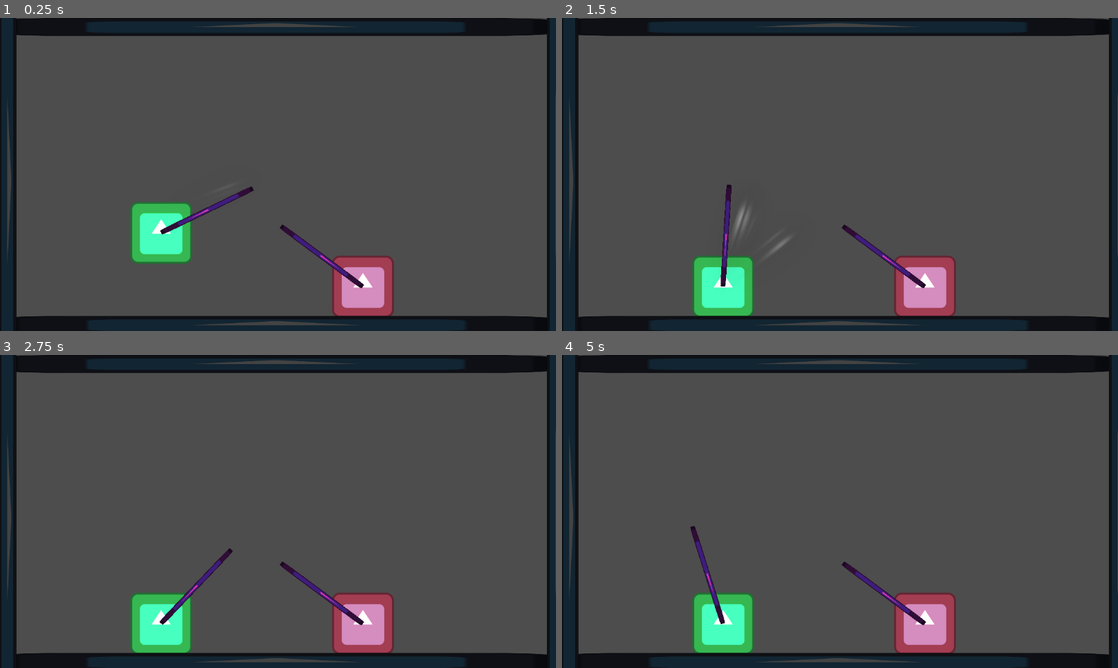
Above: before the commit, frames 1-4 (two rows, left to right).
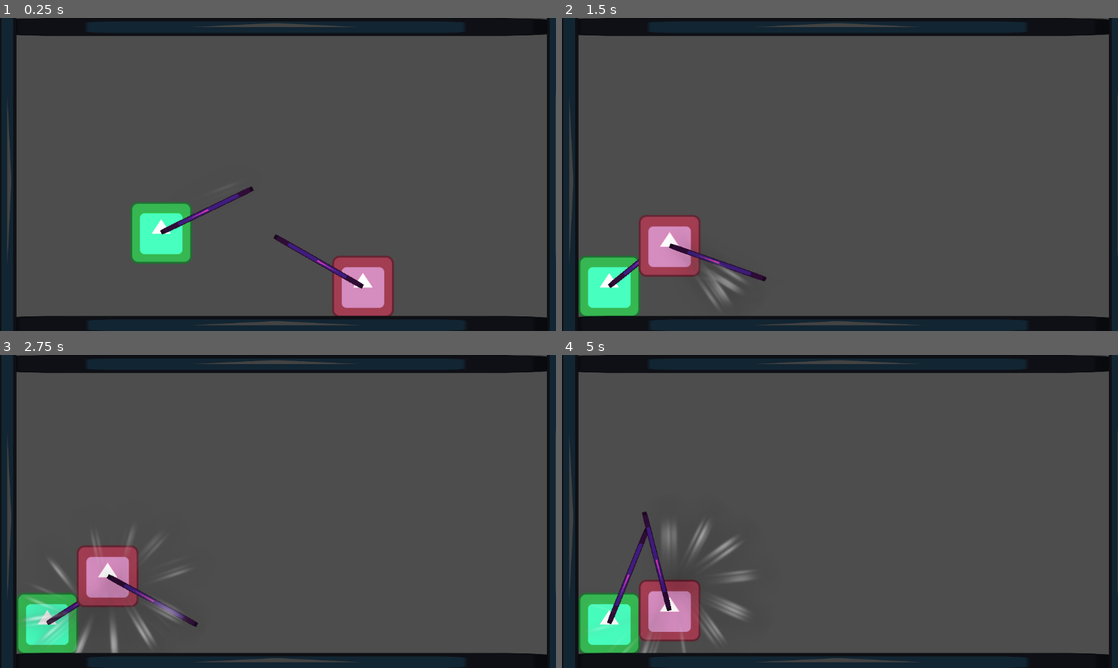
Above: after the commit, the same moments.

Repository: tyruji/BossRushJam2025
Game: Godot game, scene res://Test/test_base_mechanics.tscn
The game is run twice, just before and just after one commit, with the same random seed, the same clock (stepped at 60 frames per second) and the same inputs. The project has no main scene, so this scene is started directly. The engine's default icon, where the game draws it, is replaced by a stand-in: a white triangle on a blue panel in a dark square.
Inputs (mouse positions are in pixels of both pictures, inside the frame that each line leads up to):
- Up to frame 1 (0.25 s): no input
- Up to frame 2 (1.5 s): move the mouse to (962, 158) at 0.52 s; move the mouse to (728, 190) at 1.27 s
- Up to frame 3 (2.75 s): move the mouse to (333, 442) at 2.02 s
- Up to frame 4 (5 s): move the mouse to (812, 574) at 2.77 s; move the mouse to (1006, 558) at 3.52 s; move the mouse to (673, 464) at 4.27 s

The runs differ from the first frame. In frame 1, 0.5% of the frame differs, in the area x 49-66%, y 66-87%; in frame 2, 8.9%; in frame 3, 9.1%; in frame 4, 9.5%, in the area x 3-71%, y 50-96%.

Commit message:
Added basic enemy AI mechanics

Diff:
--- /dev/null
+++ b/Scripts/basic_enemy.gd
@@ -0,0 +1,25 @@
+extends CharacterBase
+
+@onready
+var cursor_rotator = $CursorRotator
+
+	# Just for now, will probably get the player in a different way later
+@onready
+var player = $"../Player"
+
+func _process( delta: float ) -> void:
+	var dir_to_player = player.global_position - global_position
+	var dist_to_slash_player = 200
+
+	if( dir_to_player.length_squared() > dist_to_slash_player * dist_to_slash_player ):
+		cursor_rotator.normal_rotation()
+	else:
+		cursor_rotator.slash_rotation()
+
+	if( dir_to_player.x > 0 ):
+		cursor_rotator.rotate_clockwise()
+	else:
+		cursor_rotator.rotate_counterclockwise()
+
+func get_cursor_pos() -> Vector2:
+	return cursor_rotator.get_cursor_position()
--- a/Scripts/characterbase.gd
+++ b/Scripts/characterbase.gd
@@ -22,6 +22,7 @@
 
 var gravity = ProjectSettings.get_setting("physics/2d/default_gravity")
 
+	## Override this method
 func get_cursor_pos() -> Vector2:
 	return Vector2.ZERO
 
@@ -69,8 +70,6 @@
 
 func damage( damage_value: int, knockback = Vector2.ZERO ):
 
-	print( "damage dealt: ", damage_value )
-
 	velocity += knockback
 
 	on_take_damage.emit()
--- /dev/null
+++ b/Scripts/cursor_rotator.gd
@@ -0,0 +1,37 @@
+extends Marker2D
+
+@export
+var normal_rotation_speed = 5
+
+@export
+var slashing_rotation_speed = 15
+
+@onready
+var cursor = $Cursor
+
+var rotation_speed = 50
+var rotation_direction : float = .0
+
+func _ready() -> void:
+	rotation_speed = normal_rotation_speed
+
+func _process( delta: float ) -> void:
+	rotation += rotation_direction * rotation_speed * delta
+
+func get_cursor_position() -> Vector2:
+	return cursor.global_position
+
+func slash_rotation():
+	rotation_speed = slashing_rotation_speed
+
+func normal_rotation():
+	rotation_speed = normal_rotation_speed
+
+func rotate_clockwise():
+	rotation_direction = 1.0
+
+func rotate_counterclockwise():
+	rotation_direction = -1.0
+
+func stop_rotation():
+	rotation_direction = 0.0
--- a/Scripts/weapon.gd
+++ b/Scripts/weapon.gd
@@ -54,11 +54,19 @@
 			# As of now, lets not allow anchoring on the enemy
 		return
 
+	handle_damage_dealing( body )
+
 	handle_anchoring( body_rid, body, body_shape_index, local_shape_index )
 
 func handle_damage_dealing( body: Node2D ):
 	if( attacking_swing && body.has_method( "damage" ) ):
-		var dir_to_body = ( body.global_position - get_local_weapon_tip_pos() ).normalized()
+
+		#var dir_to_body = ( body.global_position - get_local_weapon_tip_pos() ).normalized()
+
+			# Either get the direction from the tip of the weapon
+			# or from the center of the attacking character
+		var dir_to_body = ( body.global_position - global_position ).normalized()
+
 		body.damage( weapon_damage, dir_to_body * weapon_knockback )
 
 func handle_anchoring( body_rid: RID, body: Node2D,
--- a/Test/test_base_mechanics.tscn
+++ b/Test/test_base_mechanics.tscn
@@ -1,11 +1,12 @@
-[gd_scene load_steps=13 format=3 uid="uid://c6rfhnxgiqy2x"]
+[gd_scene load_steps=14 format=3 uid="uid://c6rfhnxgiqy2x"]
 
 [ext_resource type="Script" path="res://Scripts/player.gd" id="1_7js2w"]
 [ext_resource type="Texture2D" uid="uid://psg60l5gibtf" path="res://icon.svg" id="1_8cl5s"]
 [ext_resource type="Script" path="res://Scripts/weapon.gd" id="2_oi7la"]
 [ext_resource type="Texture2D" uid="uid://dnmd3uuldxeuh" path="res://Textures/Particles/trace_01.png" id="4_iex56"]
-[ext_resource type="Script" path="res://Scripts/characterbase.gd" id="4_nvr8c"]
 [ext_resource type="Script" path="res://Scripts/slash_particles.gd" id="5_odfrv"]
+[ext_resource type="Script" path="res://Scripts/basic_enemy.gd" id="6_hnh36"]
+[ext_resource type="Script" path="res://Scripts/cursor_rotator.gd" id="7_6ih4p"]
 
 [sub_resource type="RectangleShape2D" id="RectangleShape2D_hpc56"]
 size = Vector2(125, 128)
@@ -77,36 +78,36 @@
 fixed_fps = 60
 script = ExtResource("5_odfrv")
 
-[node name="Character" type="CharacterBody2D" parent="."]
+[node name="BasicEnemy" type="CharacterBody2D" parent="."]
 position = Vector2(752, 553)
-script = ExtResource("4_nvr8c")
+script = ExtResource("6_hnh36")
 
-[node name="CollisionShape2D" type="CollisionShape2D" parent="Character"]
+[node name="CollisionShape2D" type="CollisionShape2D" parent="BasicEnemy"]
 position = Vector2(0.5, 0)
 shape = SubResource("RectangleShape2D_hpc56")
 
-[node name="Sprite2D" type="Sprite2D" parent="Character"]
+[node name="Sprite2D" type="Sprite2D" parent="BasicEnemy"]
 modulate = Color(3, 1, 1, 1)
 texture = ExtResource("1_8cl5s")
 
-[node name="Weapon" type="Area2D" parent="Character"]
+[node name="Weapon" type="Area2D" parent="BasicEnemy"]
 rotation = 3.14159
 script = ExtResource("2_oi7la")
 
-[node name="CollisionShape2D" type="CollisionShape2D" parent="Character/Weapon"]
+[node name="CollisionShape2D" type="CollisionShape2D" parent="BasicEnemy/Weapon"]
 position = Vector2(0.5, 105.5)
 shape = SubResource("RectangleShape2D_igoh6")
 
-[node name="Sprite2D" type="Sprite2D" parent="Character/Weapon"]
+[node name="Sprite2D" type="Sprite2D" parent="BasicEnemy/Weapon"]
 modulate = Color(0.866823, 0.20901, 0.662371, 1)
 position = Vector2(0.5, 105.5)
 scale = Vector2(0.0859375, 1.64844)
 texture = ExtResource("1_8cl5s")
 
-[node name="Marker2D" type="Marker2D" parent="Character/Weapon"]
+[node name="Marker2D" type="Marker2D" parent="BasicEnemy/Weapon"]
 position = Vector2(-0.000527318, 208)
 
-[node name="GPUParticles2D" type="GPUParticles2D" parent="Character/Weapon"]
+[node name="GPUParticles2D" type="GPUParticles2D" parent="BasicEnemy/Weapon"]
 position = Vector2(-0.000266194, 105)
 rotation = -3.14159
 emitting = false
@@ -116,6 +117,12 @@
 lifetime = 0.5
 randomness = 1.0
 script = ExtResource("5_odfrv")
+
+[node name="CursorRotator" type="Marker2D" parent="BasicEnemy"]
+script = ExtResource("7_6ih4p")
+
+[node name="Cursor" type="Marker2D" parent="BasicEnemy/CursorRotator"]
+position = Vector2(0, -214)
 
 [node name="Floor" type="StaticBody2D" parent="."]
 position = Vector2(59, 583)
@@ -170,9 +177,9 @@
 [connection signal="on_anchor_set" from="Player/Weapon" to="Player" method="_on_weapon_on_anchor_set"]
 [connection signal="on_weapon_swing_start" from="Player/Weapon" to="Player/Weapon/GPUParticles2D" method="_on_weapon_on_weapon_swing_start"]
 [connection signal="on_weapon_swing_stop" from="Player/Weapon" to="Player/Weapon/GPUParticles2D" method="_on_weapon_on_weapon_swing_stop"]
-[connection signal="body_shape_entered" from="Character/Weapon" to="Character/Weapon" method="_on_body_shape_entered"]
-[connection signal="body_shape_exited" from="Character/Weapon" to="Character/Weapon" method="_on_body_shape_exited"]
-[connection signal="on_anchor_remove" from="Character/Weapon" to="Character" method="_on_weapon_on_anchor_remove"]
-[connection signal="on_anchor_set" from="Character/Weapon" to="Character" method="_on_weapon_on_anchor_set"]
-[connection signal="on_weapon_swing_start" from="Character/Weapon" to="Character/Weapon/GPUParticles2D" method="_on_weapon_on_weapon_swing_start"]
-[connection signal="on_weapon_swing_stop" from="Character/Weapon" to="Character/Weapon/GPUParticles2D" method="_on_weapon_on_weapon_swing_stop"]
+[connection signal="body_shape_entered" from="BasicEnemy/Weapon" to="BasicEnemy/Weapon" method="_on_body_shape_entered"]
+[connection signal="body_shape_exited" from="BasicEnemy/Weapon" to="BasicEnemy/Weapon" method="_on_body_shape_exited"]
+[connection signal="on_anchor_remove" from="BasicEnemy/Weapon" to="BasicEnemy" method="_on_weapon_on_anchor_remove"]
+[connection signal="on_anchor_set" from="BasicEnemy/Weapon" to="BasicEnemy" method="_on_weapon_on_anchor_set"]
+[connection signal="on_weapon_swing_start" from="BasicEnemy/Weapon" to="BasicEnemy/Weapon/GPUParticles2D" method="_on_weapon_on_weapon_swing_start"]
+[connection signal="on_weapon_swing_stop" from="BasicEnemy/Weapon" to="BasicEnemy/Weapon/GPUParticles2D" method="_on_weapon_on_weapon_swing_stop"]
